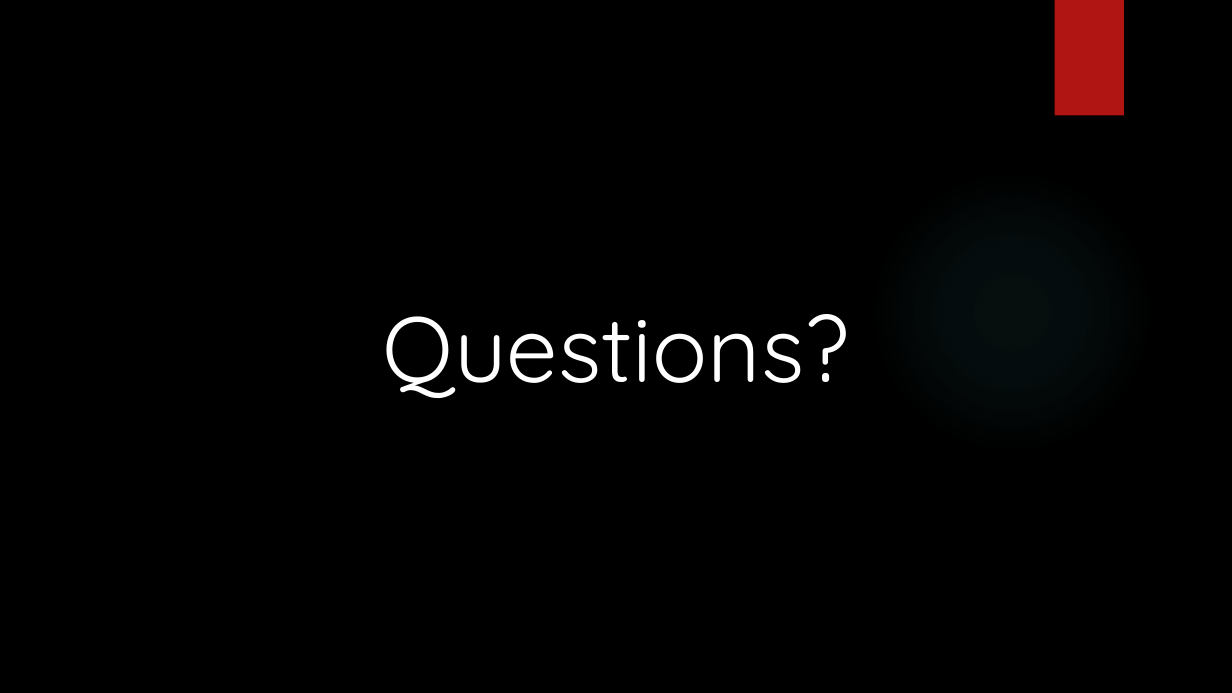
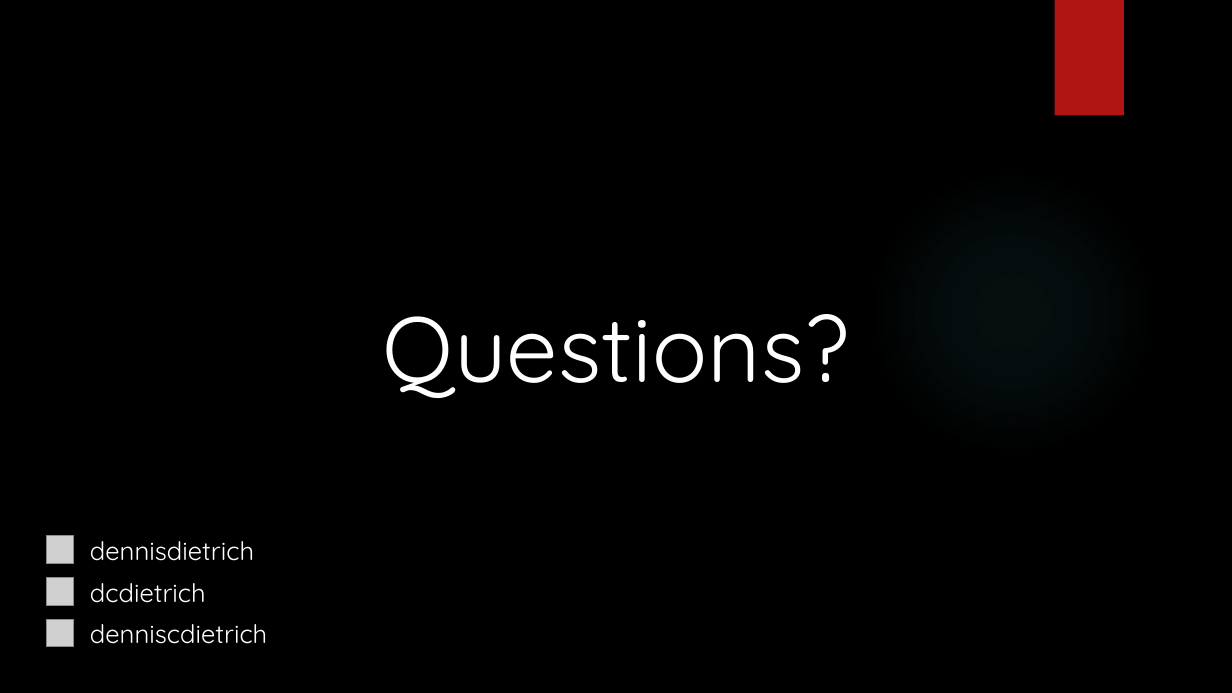
Before and after one commit to dennisdietrich/UnsafeCSharp, a slide deck: slide 36 of doc/Introduction to unsafe C#.pptx. Drawn at 1232x693 pixels with LibreOffice and Linux fonts; fonts in the diff are those of the drawing; grey boxes stand for pictures; background and template pictures are left out. Boxes give left, top, right and bottom in pixels: in the first picture for what was removed or moved away, otherwise in the second. Text is boxed around its words. In the diff, an @@ line names an element or a change of style, - is before the commit and + after.

```diff
--- a/doc/Introduction to unsafe C#.pptx
+++ b/doc/Introduction to unsafe C#.pptx
@@ picture added at (x1=46, y1=536, x2=74, y2=564) @@
@@ text added at (x1=90, y1=541, x2=254, y2=561), 20 pt, text #FFFFFF @@
+dennisdietrich
@@ picture added at (x1=46, y1=578, x2=74, y2=605) @@
@@ text added at (x1=90, y1=583, x2=206, y2=603), 20 pt, text #FFFFFF @@
+dcdietrich
@@ picture added at (x1=46, y1=619, x2=74, y2=647) @@
@@ text added at (x1=90, y1=624, x2=267, y2=644), 20 pt, text #FFFFFF @@
+denniscdietrich
```
Also in this commit, not shown: 2 other slides changed.
